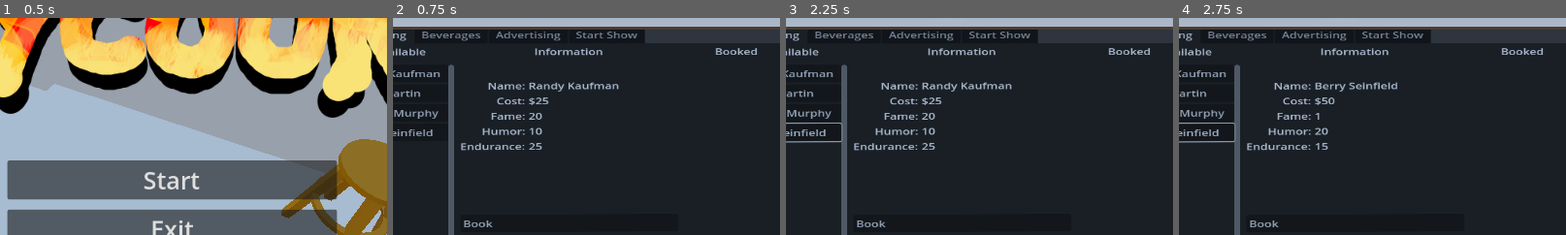
Above: before the commit, frames 1-4 (left to right).
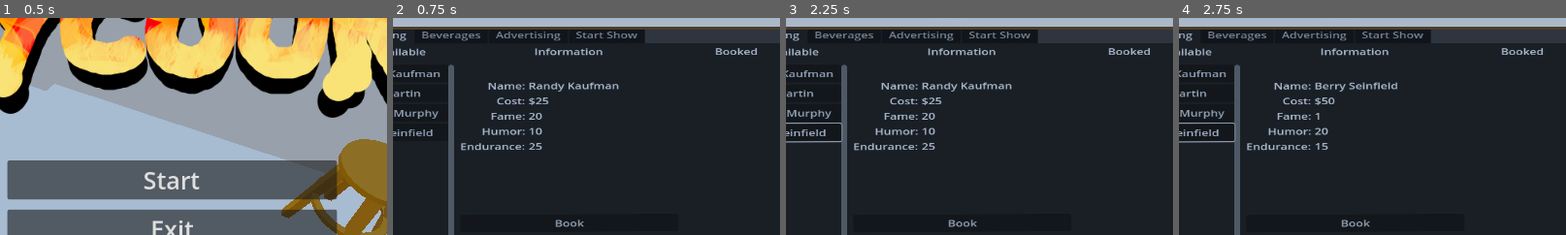
Above: after the commit, the same moments.

Repository: ChrisWhatever1980/ggj24-funny-business
Game: Godot game, scene res://scenes/building.tscn
The game is run twice, just before and just after one commit, with the same random seed, the same clock (stepped at 60 frames per second) and the same inputs.
Inputs (mouse positions are % of the whole screen's width and height, from its top left):
- Up to frame 1 (0.5 s): no input
- Up to frame 2 (0.75 s): click "Start" at 0.5 s
- Up to frame 3 (2.25 s): move the mouse to (72, 45) at 1.27 s; hold Up (ui_up) 1.28-2 s; click (72, 45) at 1.35 s; drag from (30, 55) to (45, 70) at 2.02 s
- Up to frame 4 (2.75 s): no input
The pictures show only the part of the screen within x 28-78%, y 27-77%; the shares and areas given below are measured in that part.

Frame 1 is identical in both runs. In frame 2, 0.3% of the frame differs, in the area x 18-50%, y 92-97%; in frame 3, 0.3%; in frame 4, 0.3%.

Commit message:
Improved guest spawning

Diff:
--- a/dev/scenes/building.gd
+++ b/dev/scenes/building.gd
@@ -51,7 +51,16 @@
 
 
 func on_start_show():
-	generate_audience(30)
+	var base = 5 + GameState.fame / 10
+	var fame_today = randi_range(0, GameState.fame)
+	var hype_today = randi_range(0, GameState.hype / 10)
+	var comedian_bonus = 0
+
+	for comedian in get_tree().get_nodes_in_group("Comedians"):
+		comedian_bonus += randi_range(0, comedian.stats.fame)
+
+	print("Spawn " + str(base)+ " base + " + str(fame_today) + " fame_today + " +str(comedian_bonus) + " comedian_bonus + " + str(hype_today) + " hype_today = " + str(base + fame_today + hype_today) + " Guests")
+	generate_audience(base + comedian_bonus + fame_today + hype_today)
 	$AnimationPlayer.play("laptop_to_main_animation")
 	$AspectRatioContainer/EndShowButton.visible = true
 
@@ -60,7 +69,7 @@
 	var sampling = PoissonDiscSampling.new()
 	var points = sampling.generate_2d_points(3.0, floor_rect, 5)
 	print("Points: " + str(points.size()))
-	num_guests = max(num_guests, points.size())
+	num_guests = min(num_guests, points.size())
 	for g in num_guests:
 		await get_tree().create_timer(randf() * 0.1).timeout
 
--- a/dev/scenes/building.tscn
+++ b/dev/scenes/building.tscn
@@ -294,7 +294,7 @@
 light_color = Color(0.705882, 0, 0.145098, 1)
 
 [node name="SpotLight2" parent="." instance=ExtResource("8_3sd2r")]
-transform = Transform3D(0.980499, 0.00739002, 0.196382, 0.0348713, 0.976892, -0.210867, -0.193403, 0.213603, 0.957585, -14.7558, 10, 0)
+transform = Transform3D(0.980499, 0.00739001, 0.196382, 0.0348713, 0.976892, -0.210867, -0.193402, 0.213603, 0.957585, -14.7558, 10, 0)
 light_color = Color(0.627451, 0.0313726, 0.172549, 1)
 
 [node name="FloorBody" type="StaticBody3D" parent="."]
--- a/dev/scenes/comedian.gd
+++ b/dev/scenes/comedian.gd
@@ -1,7 +1,7 @@
 extends Node3D
 
 #@export var stats: Resource
-var stats = null
+var stats = null #stats are set on spawn
 
 var performing = false
 var waiting = true
@@ -24,11 +24,21 @@
 
 func _on_timer_timeout():
 	if performing:
-		var joke_quality = randi_range(0, 12)
+		var joke_quality
+
+		if randi_range(0, 100) >= stats.bomb_chance:
+			joke_quality = 0
+		else:
+			joke_quality = randi_range(stats.comedy / 10, stats.comedy)
+
+			if randi_range(0, 100) >= stats.hit_chance:
+				joke_quality *= 2
+
+		$Timer.wait_time = 4.0 + 4.0 * clamp(1.0 - (stats.endurance / 10.0), 0.0, 1.0)
+		stats.endurance -= 1
+
 		print("joke_quality: " + str(joke_quality))
 		GameEvents.emit_signal("audience_react", joke_quality)
-		#$Timer.wait_time = 4.0 + 4.0 * clamp(1.0 - (stats.Endurance / 10.0), 0.0, 1.0)
-		#stats.Endurance -= 1
 
 
 func begin_performance():
--- a/dev/scenes/laptop/AdvertisingShop.gd
+++ b/dev/scenes/laptop/AdvertisingShop.gd
@@ -21,17 +21,19 @@
 	var reach = str_to_var(medium.get_node("Reach").text)
 	var efficiency = str_to_var(medium.get_node("Efficiency").text)
 	var price = str_to_var(medium.get_node("Price").text.replace("$",""))
-	increase.button_up.connect(increase_hype.bind(reach, efficiency,price,label))
-	decrease.button_up.connect(decrease_hype.bind(reach, efficiency,price,label))
+	increase.button_up.connect(increase_hype.bind(reach, efficiency, price, label))
+	decrease.button_up.connect(decrease_hype.bind(reach, efficiency, price, label))
 
 func increase_hype(reach, efficiency, price, label):
-	if GameState.money > price:
+	if GameState.money > price and str_to_var(label.text) < 10:
 		GameEvents.emit_signal("change_money", -price)
 		GameState.hype += reach * efficiency / 10
 		label.text = str(str_to_var(label.text)+1)
+		print("Hype: " + str(GameState.hype))
 
 func decrease_hype(reach, efficiency, price, label):
 	if str_to_var(label.text) > 0:
-		GameEvents.emit_signal("change_money", -price)
-		GameState.hype += reach * efficiency / 10
+		GameEvents.emit_signal("change_money", price)
+		GameState.hype -= reach * efficiency / 10
 		label.text = str(str_to_var(label.text)-1)
+		print("Hype: " + str(GameState.hype))
--- a/dev/scenes/laptop/laptop_ui.tscn
+++ b/dev/scenes/laptop/laptop_ui.tscn
@@ -1,7 +1,6 @@
-[gd_scene load_steps=7 format=3 uid="uid://bi62kfqbonnfa"]
+[gd_scene load_steps=6 format=3 uid="uid://bi62kfqbonnfa"]
 
 [ext_resource type="Script" path="res://scenes/laptop/laptop_ui.gd" id="1_tslm7"]
-[ext_resource type="PackedScene" uid="uid://cnbrgdpwqhxh8" path="res://scenes/laptop/comedian_button.tscn" id="3_j5rwd"]
 [ext_resource type="Script" path="res://scenes/laptop/booking_button.gd" id="3_xcsk7"]
 [ext_resource type="Script" path="res://scenes/laptop/start_show_button.gd" id="4_gnypp"]
 [ext_resource type="Script" path="res://scenes/laptop/BeverageShop.gd" id="4_utcwm"]
@@ -162,8 +161,9 @@
 size_flags_vertical = 3
 alignment = 1
 
-[node name="Button" parent="Container/VBoxContainer/TabContainer/Booking/HBoxContainer/Infos/VBoxContainer2" instance=ExtResource("3_j5rwd")]
-layout_mode = 2
+[node name="Button" type="Button" parent="Container/VBoxContainer/TabContainer/Booking/HBoxContainer/Infos/VBoxContainer2"]
+layout_mode = 2
+text = "Book"
 script = ExtResource("3_xcsk7")
 
 [node name="HSplitContainer2" type="HSplitContainer" parent="Container/VBoxContainer/TabContainer/Booking/HBoxContainer"]
@@ -554,7 +554,10 @@
 alignment = 1
 
 [node name="Start Button" type="Button" parent="Container/VBoxContainer/TabContainer/Start Show/HBoxContainer"]
-layout_mode = 2
+custom_minimum_size = Vector2(200, 100)
+layout_mode = 2
+size_flags_horizontal = 4
+size_flags_vertical = 4
 text = "START SHOW"
 script = ExtResource("4_gnypp")
 
@@ -581,4 +584,5 @@
 layout_mode = 2
 text = "$ 666"
 
+[connection signal="button_up" from="Container/VBoxContainer/TabContainer/Booking/HBoxContainer/Infos/VBoxContainer2/Button" to="Container/VBoxContainer/TabContainer/Booking/HBoxContainer/Infos/VBoxContainer2/Button" method="_on_button_up"]
 [connection signal="button_up" from="Container/VBoxContainer/TabContainer/Start Show/HBoxContainer/Start Button" to="Container/VBoxContainer/TabContainer/Start Show/HBoxContainer/Start Button" method="_on_button_up"]
Not shown: 1 places in dev/scenes/building.tscn that only renumber resources
Not shown: 1 places in dev/scenes/sacrifice_pool.tres that only renumber resources
